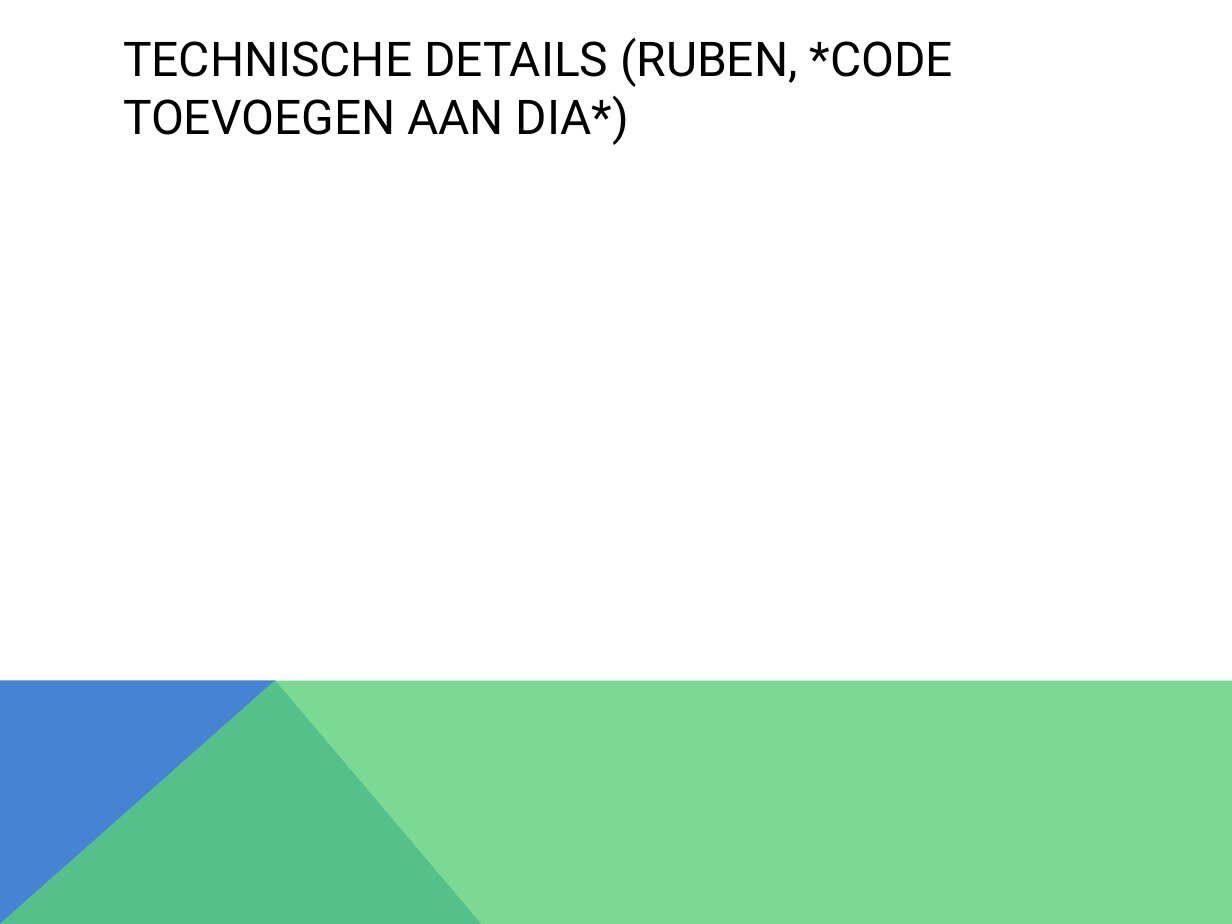
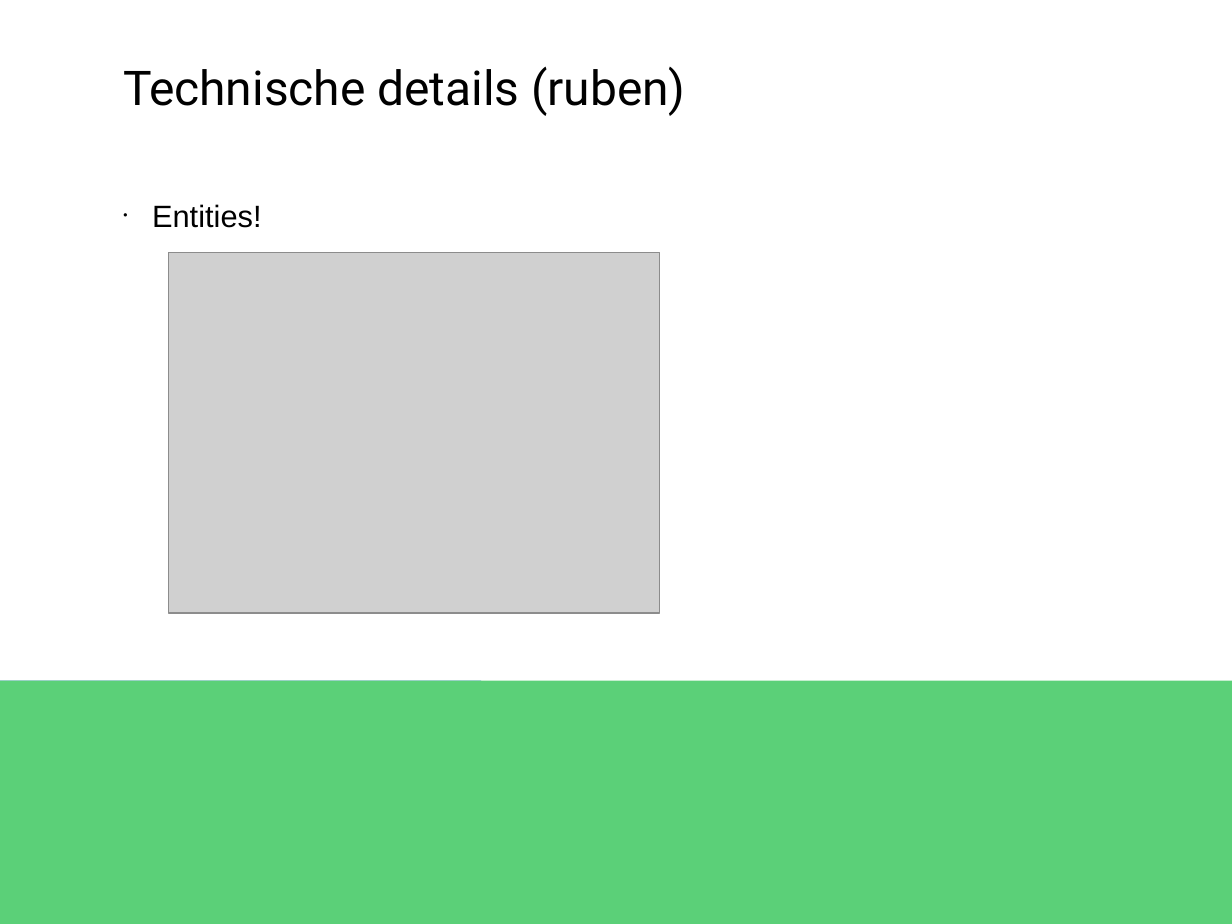
Before and after one commit to Dinilson/XNARaceGame, a slide deck: slide 4 of PRESENTATIE racegame project.pptx. Drawn at 1232x924 pixels with LibreOffice and Linux fonts; fonts in the diff are those of the drawing; grey boxes stand for pictures. Boxes give left, top, right and bottom in pixels: in the first picture for what was removed or moved away, otherwise in the second. Text is boxed around its words. In the diff, an @@ line names an element or a change of style, - is before the commit and + after.

```diff
--- a/PRESENTATIE racegame project.pptx
+++ b/PRESENTATIE racegame project.pptx
@@ text at [123,66,685,116]: text changed @@
-TECHNISCHE DETAILS (RUBEN, *CODE TOEVOEGEN AAN DIA*)
+Technische details (ruben)
@@ text added at [152,204,261,228], 18 pt, text #000000 @@
+● Entities!
@@ picture added at [169,253,660,614] @@
@@ freeform shape removed at [0,680,482,924] @@
@@ freeform shape removed at [0,680,1232,924] @@
@@ rectangle added at [0,680,482,924], fill #4584D3 @@
@@ rectangle added at [0,680,1232,924], fill #5BD078 @@
```
Also in this commit, not shown: 5 other slides changed, 2 slides added.
